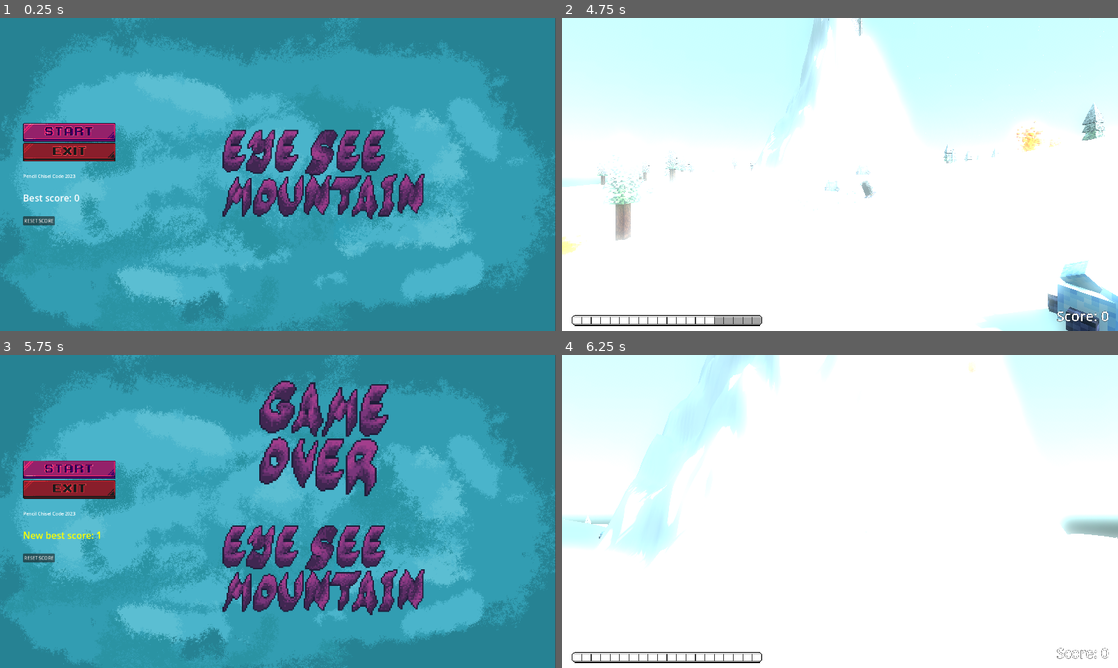
Above: before the commit, frames 1-4 (two rows, left to right).
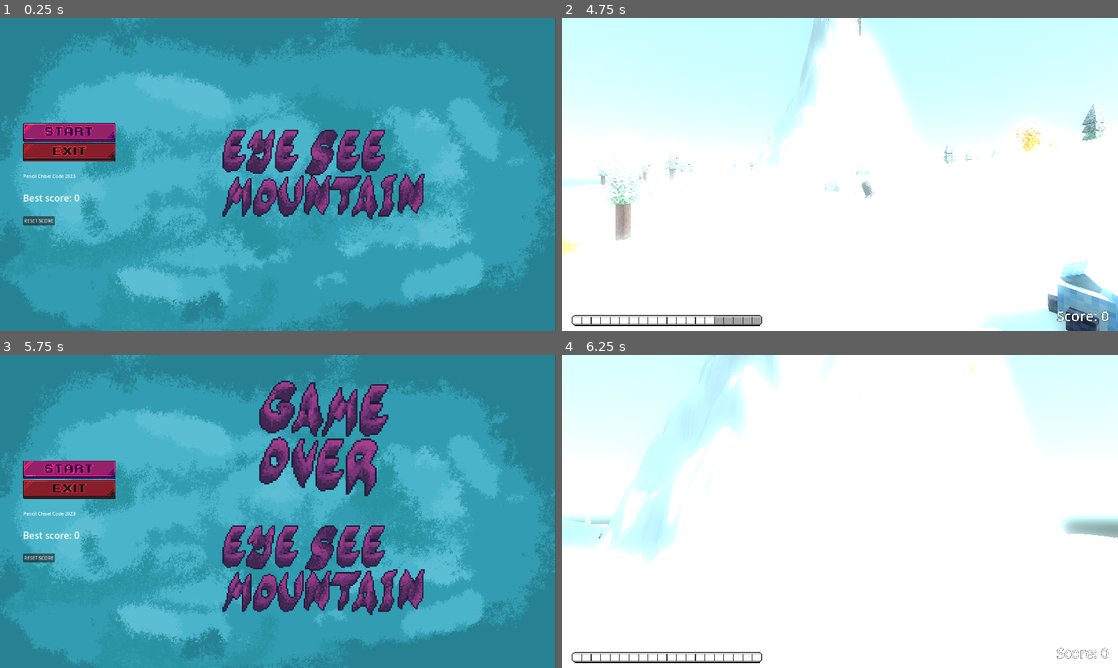
Above: after the commit, the same moments.

Repository: CodingBigTime/pencil-chisel-code-2023
Game: Godot game, scene res://scenes/ui/main_menu.tscn
Two runs of this game, one before a commit and one after it. Both use one fixed random seed, a clock stepped at 60 frames per second and the inputs below.
Inputs (mouse positions are in pixels of both pictures, inside the frame that each line leads up to):
- Up to frame 1 (0.25 s): no input
- Up to frame 2 (4.75 s): click (628, 133) at 0.5 s; hold D (right) 1.28-2.03 s; tap Space (boost) every 0.75 s from 1.35 to 4.35 s; hold A (left) 2.03-2.78 s; hold D (right) 2.78-4.28 s; hold A (left) from 4.28 s (still down)
- Up to frame 3 (5.75 s): keep holding A (left); tap O (score_debug, bound only before the commit) at 4.9 s; tap Space (boost) at 5.1 s; tap Escape (suicide, bound only before the commit) at 5.65 s
- Up to frame 4 (6.25 s): release A (left) at 5.75 s; click (628, 470) at 5.75 s

Frames 1-2 are identical in both runs. In frame 3, 0.2% of the frame differs, in the area x 4-18%, y 56-59%; in frame 4, nothing differs.

Commit message:
Remove dev score button

Diff:
--- a/actors/player.gd
+++ b/actors/player.gd
@@ -56,12 +56,8 @@
 func _physics_process(delta: float):
 	get_tree().call_group("enemy", "update_player_position", global_position)
 
-	if position.y < -70 or Input.is_action_just_pressed("suicide"):
+	if position.y < -70 or Input.is_action_just_pressed("menu"):
 		die.emit()
-
-	# TODO: remove
-	if Input.is_action_just_pressed("score_debug"):
-		increase_score_signal.emit(1)
 
 	var input_rotation = Input.get_action_strength("right") - Input.get_action_strength("left")
 	rotate(Vector3(0, -1, 0), input_rotation * delta * ROTATION_SPEED)
--- a/project.godot
+++ b/project.godot
@@ -68,15 +68,10 @@
 , Object(InputEventJoypadMotion,"resource_local_to_scene":false,"resource_name":"","device":-1,"axis":4,"axis_value":1.0,"script":null)
 ]
 }
-suicide={
+menu={
 "deadzone": 0.5,
 "events": [Object(InputEventKey,"resource_local_to_scene":false,"resource_name":"","device":-1,"window_id":0,"alt_press …(182 unchanged characters)…
 , Object(InputEventJoypadButton,"resource_local_to_scene":false,"resource_name":"","device":-1,"button_index":6,"pressure":0.0,"pressed":false,"script":null)
-]
-}
-score_debug={
-"deadzone": 0.5,
-"events": [Object(InputEventKey,"resource_local_to_scene":false,"resource_name":"","device":-1,"window_id":0,"alt_pressed":false,"shift_pressed":false,"ctrl_pressed":false,"meta_pressed":false,"pressed":false,"keycode":0,"physical_keycode":79,"key_label":0,"unicode":114,"echo":false,"script":null)
 ]
 }
 
